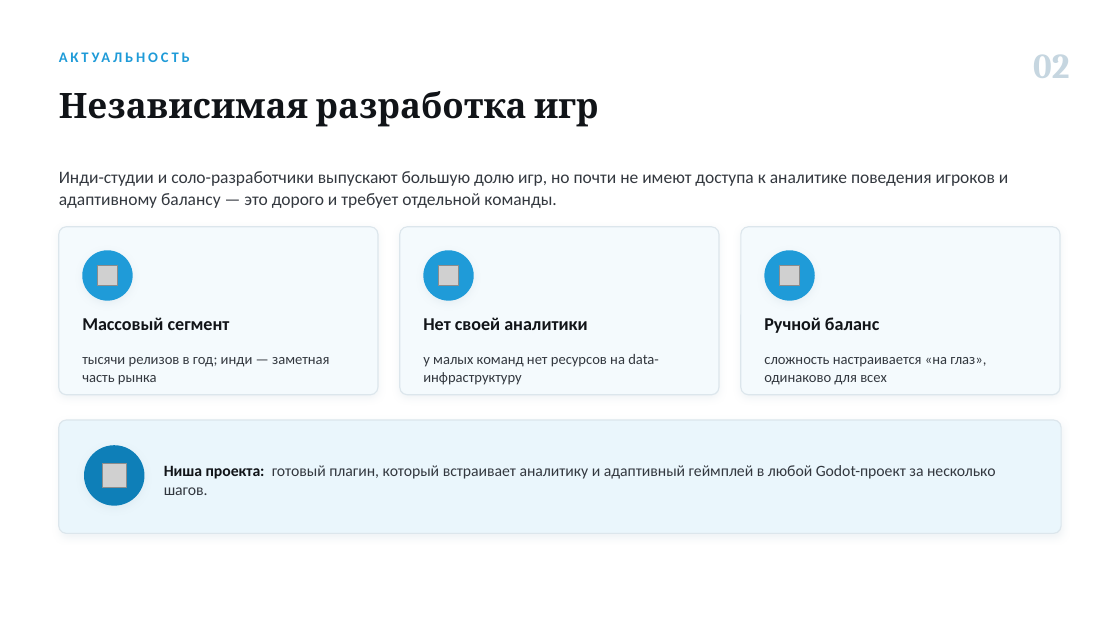
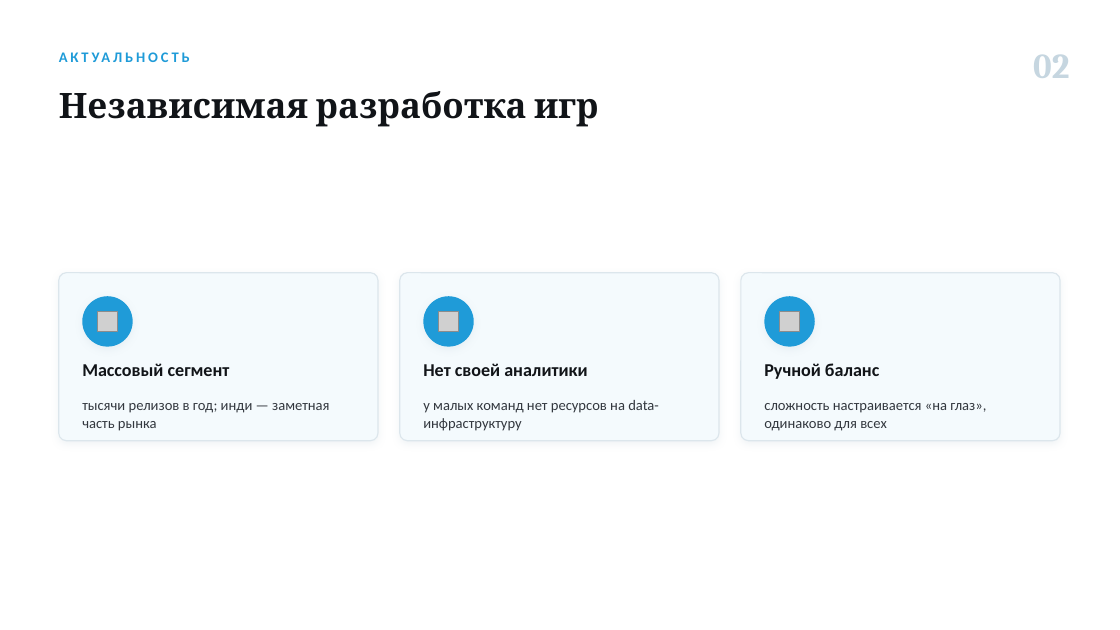
Before and after one commit to Antizi/diplom-Game_Plugs_Ai, a slide deck: slide 2 of presentations/Артамонов_ВКР_телеметрия.pptx. Drawn at 1120x630 pixels with LibreOffice and Linux fonts; fonts in the diff are those of the drawing; grey boxes stand for pictures. Boxes give left, top, right and bottom in pixels: in the first picture for what was removed or moved away, otherwise in the second. Text is boxed around its words. In the diff, an @@ line names an element or a change of style, - is before the commit and + after.

```diff
--- a/presentations/Артамонов_ВКР_телеметрия.pptx
+++ b/presentations/Артамонов_ВКР_телеметрия.pptx
@@ text removed at [59,171,1008,208] @@
-Инди-студии и соло-разработчики выпускают большую долю игр, но почти не имеют доступа к аналитике поведения игроков и адаптивному балансу — это дорого и требует отдельной команды.
@@ 6 texts, 3 pictures, 3 ellipses, 3 rounded rectangles: place and size @@
-6 texts, 3 pictures, 3 ellipses, 3 rounded rectangles at [59,227,1060,395]
+6 texts, 3 pictures, 3 ellipses, 3 rounded rectangles at [59,273,1060,441]
@@ rounded rectangle removed at [59,420,1061,534] @@
@@ ellipse removed at [84,445,145,506] @@
@@ picture removed at [103,464,127,488] @@
@@ text removed at [164,465,996,495] @@
-Ниша проекта: готовый плагин, который встраивает аналитику и адаптивный геймплей в любой Godot-проект за несколько шагов.
```
Also in this commit, not shown: 5 other slides changed, 2 slides added, 1 slide removed, 6 other files.
